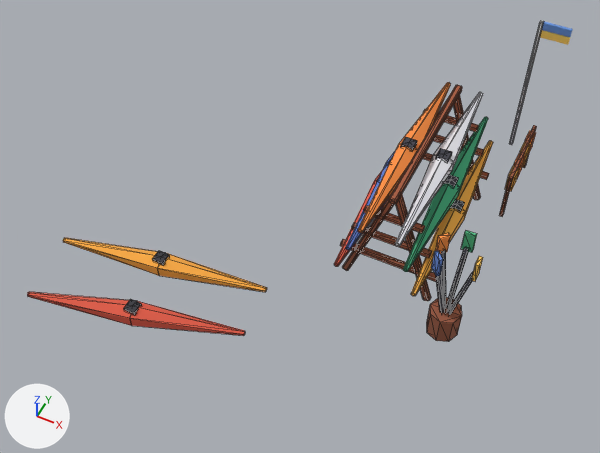
The glTF model public/assets/toycar/set-kayak-rack.glb, before and after one commit.
One viewpoint serves both versions: a 50 mm camera at (2.6, -9.75, 11.0) aimed at (-1.49, -1.58, 0.78). Every picture has the same lights, and +X, +Y and +Z are marked at lower left. The picture after the commit comes second. Mesh edges are drawn as thin lines on the coarser meshes. Where no turn or scale is listed for an object, it has been applied to the vertices.

Names of what the first picture shows: 'drape_rack' and 1 more.
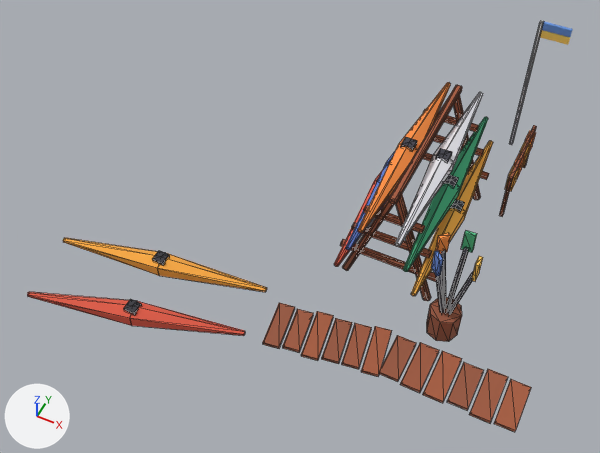
What changed in the scene script:
```text
Add me_drape_floor:
    me_drape_floor.from_pydata(...)  # 96 vertices, 144 faces; spans x -3.96..0.16, y -0.7..0.42, z -0.03..0.03
    me_drape_floor.materials.append(mat_colormap)  # picture img_colormap_png
Add ob_drape_floor:
    ob_drape_floor = bpy.data.objects.new('drape_floor', me_drape_floor)
    ob_drape_floor.location = (2.62, -2.75, 0.04)
```

Pixel boxes (x1, y1, x2, y2) of what changed, in the pictures (600 x 453 px):
'drape_floor', added (brown)
    after: (263, 303, 531, 432)
